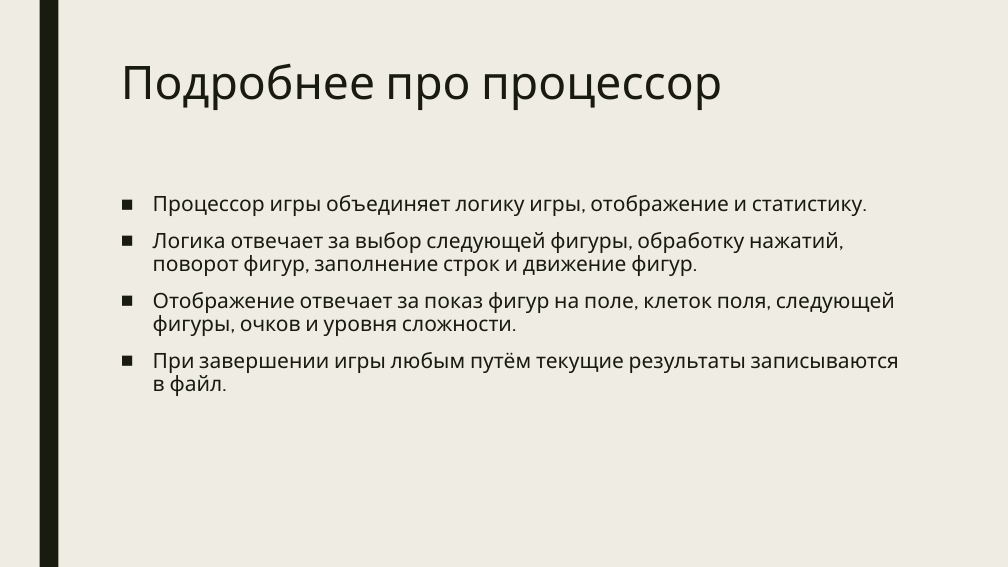
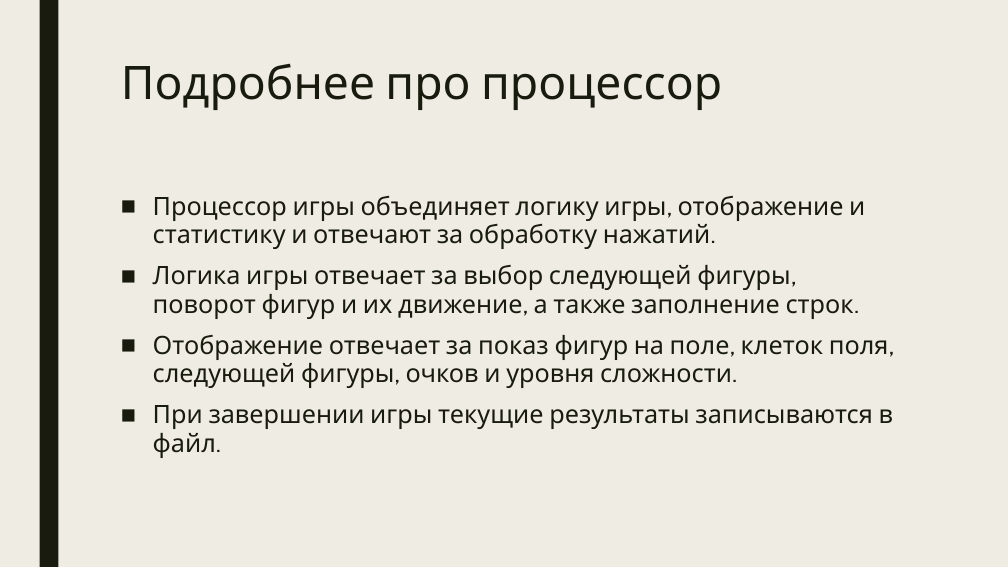
Before and after one commit to emerikko/Tetris, a slide deck: slide 6 of Tetris.pptx. Drawn at 1008x567 pixels with LibreOffice and Linux fonts; fonts in the diff are those of the drawing. Boxes give left, top, right and bottom in pixels: in the first picture for what was removed or moved away, otherwise in the second. Text is boxed around its words. In the diff, an @@ line names an element or a change of style, - is before the commit and + after.

```diff
--- a/Tetris.pptx
+++ b/Tetris.pptx
@@ text at <box>153,195,865,319</box>: text changed; size 20 to 24 pt @@
-■ Процессор игры объединяет логику игры, отображение и статистику.
-■ Логика отвечает за выбор следующей фигуры, обработку нажатий, поворот фигур, заполнение строк и движение фигур.
+■ Процессор игры объединяет логику игры, отображение и статистику и отвечают за обработку нажатий.
+■ Логика игры отвечает за выбор следующей фигуры, поворот фигур и их движение, а также заполнение строк.
@@ text at <box>153,335,889,388</box>: size 20 to 24 pt in "Отображение отвечает за показ фигур на поле, ..." @@
@@ text at <box>153,405,894,458</box>: text changed; size 20 to 24 pt @@
-■ При завершении игры любым путём текущие результаты записываются в файл.
+■ При завершении игры текущие результаты записываются в файл.
```
Also in this commit, not shown: 6 other slides changed, 1 slide added.
